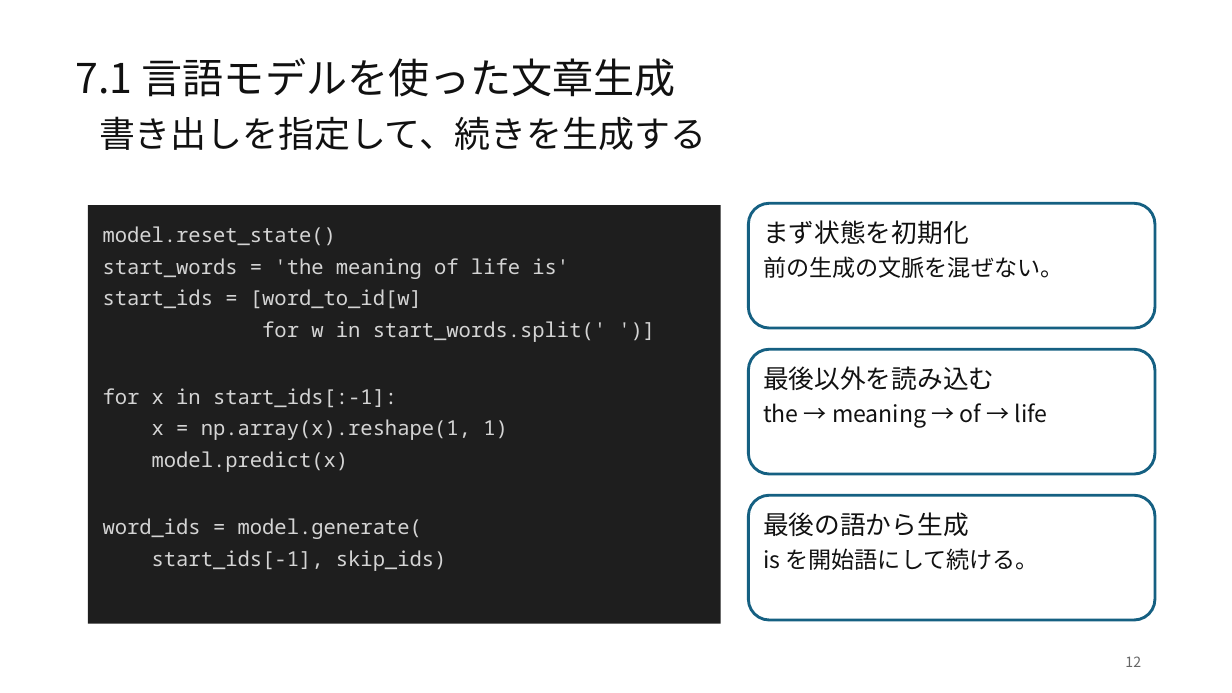
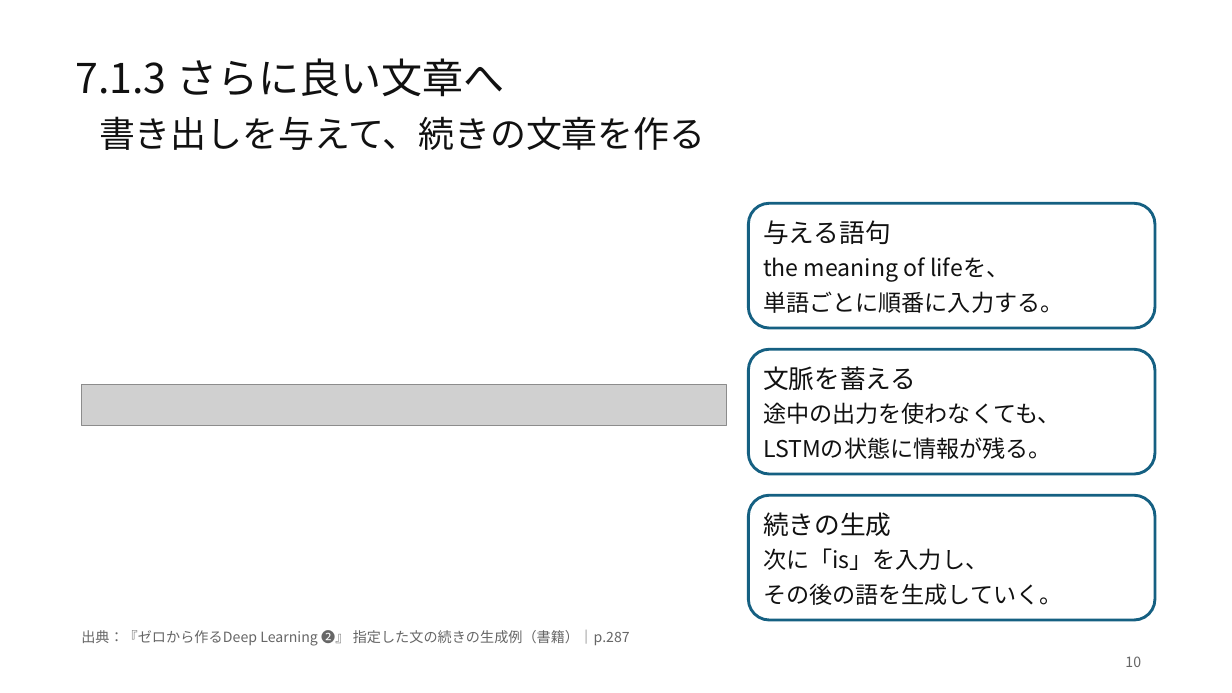
Before and after one commit to Yu-Tanahashi1226/----B-py, a slide deck: slide 10 of deliverables/chapter7/chapter7_kobayashi.pptx (slide 12 before the commit). Drawn at 1232x693 pixels with LibreOffice and Linux fonts; fonts in the diff are those of the drawing; grey boxes stand for pictures. Boxes give left, top, right and bottom in pixels: in the first picture for what was removed or moved away, otherwise in the second. Text is boxed around its words. In the diff, an @@ line names an element or a change of style, - is before the commit and + after.

Commit message:
Revise chapter 7 decks to 58 slides with textbook figures

```diff
--- a/deliverables/chapter7/chapter7_kobayashi.pptx
+++ b/deliverables/chapter7/chapter7_kobayashi.pptx
@@ text at (76,58,505,97): text changed @@
-7.1 言語モデルを使った文章生成
+7.1.3 さらに良い文章へ
@@ text at (99,116,705,150): text changed @@
-書き出しを指定して、続きを生成する
+書き出しを与えて、続きの文章を作る
@@ rectangle removed at (88,205,721,624) @@
-model.reset_state()
-start_words = 'the meaning of life is'
-start_ids = [word_to_id[w]
-for w in start_words.split(' ')]
-for x in start_ids[:-1]:
-x = np.array(x).reshape(1, 1)
-model.predict(x)
-word_ids = model.generate(
-start_ids[-1], skip_ids)
@@ text at (763,220,891,244): text changed @@
-まず状態を初期化
+与える語句
@@ text at (763,257,1063,313): text changed @@
-前の生成の文脈を混ぜない。
+the meaning of lifeを、
+単語ごとに順番に入力する。
@@ picture added at (81,384,726,426) @@
@@ text at (763,366,916,390): text changed @@
-最後以外を読み込む
+文脈を蓄える
@@ text at (763,402,1061,459): text changed @@
-the → meaning → of → life
+途中の出力を使わなくても、
+LSTMの状態に情報が残る。
@@ text at (763,512,891,536): text changed @@
-最後の語から生成
+続きの生成
@@ text at (763,548,1063,605): text changed @@
-is を開始語にして続ける。
+次に「is」を入力し、
+その後の語を生成していく。
@@ text added at (81,630,630,646), 11 pt, text #666666 @@
+出典：『ゼロから作るDeep Learning ❷』 指定した文の続きの生成例（書籍）｜p.287
@@ text at (1125,656,1141,667): text changed @@
-12
+10
```
Also in this commit, not shown: 2 other slides changed, 55 slides added, 63 slides removed, 2 other files.
